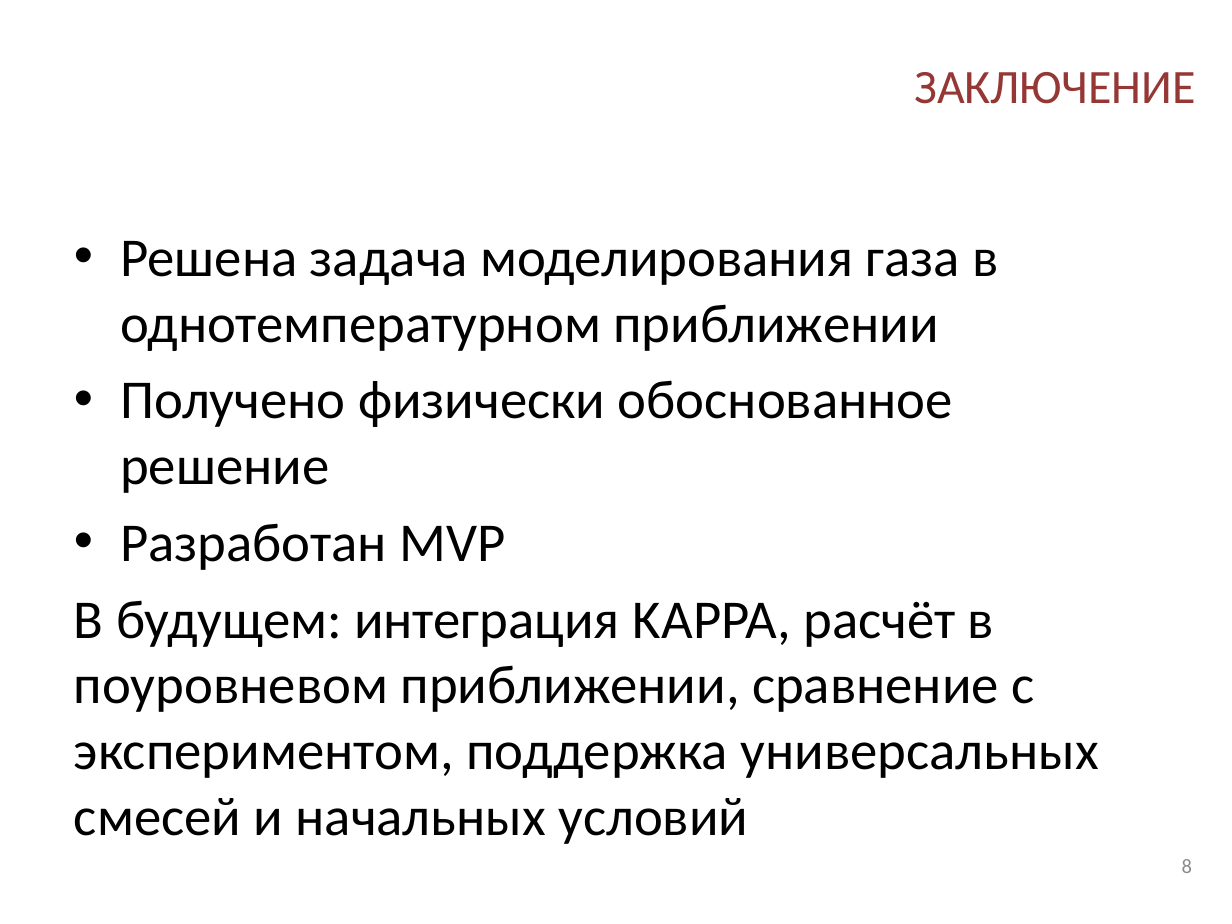
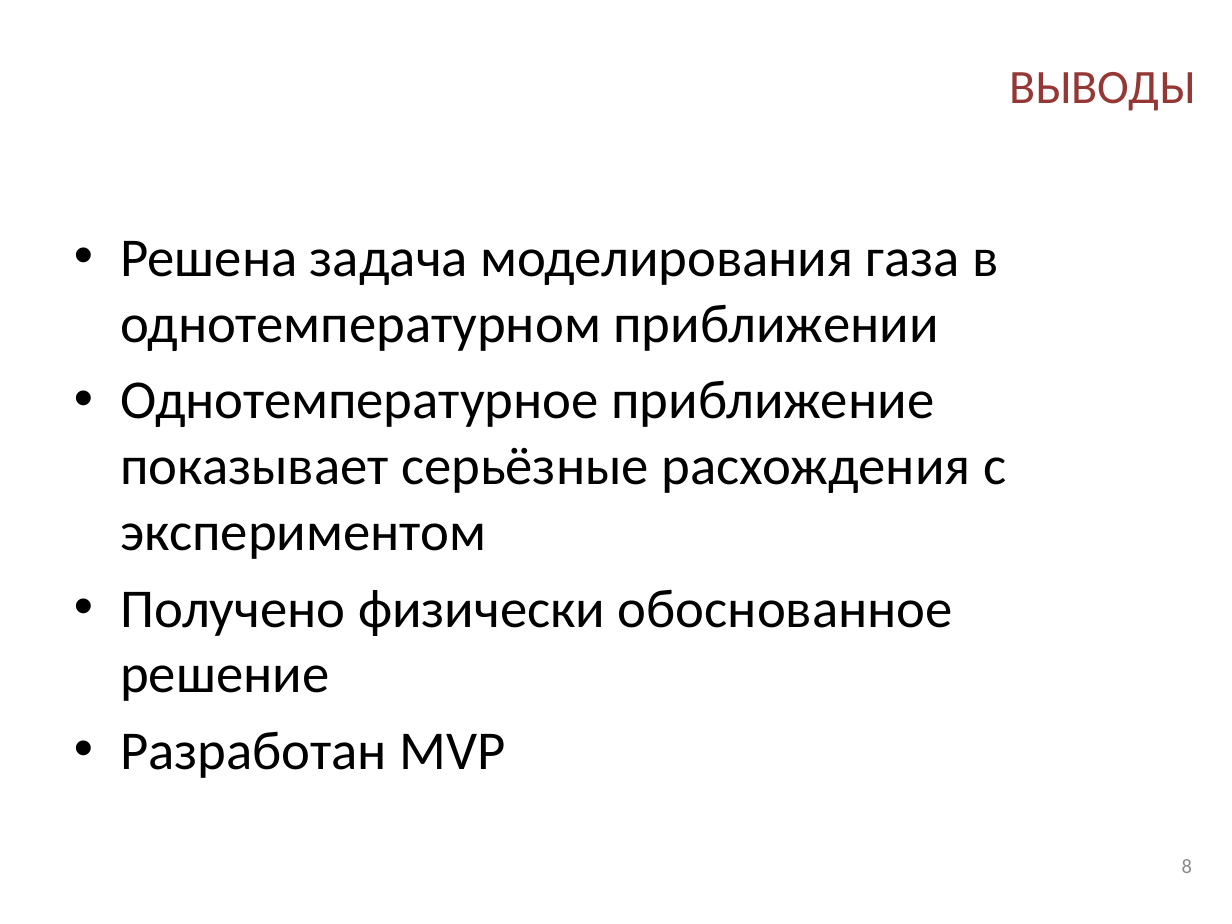
Before and after one commit to SpinSpinSugar/lectures, a slide deck: slide 8 of Student_conference/Relaxation_after_shockwave_ru.pptx. Drawn at 1232x924 pixels with LibreOffice and Linux fonts; fonts in the diff are those of the drawing; background and template pictures are left out. Boxes give left, top, right and bottom in pixels: in the first picture for what was removed or moved away, otherwise in the second. Text is boxed around its words. In the diff, an @@ line names an element or a change of style, - is before the commit and + after.

```diff
--- a/Student_conference/Relaxation_after_shockwave_ru.pptx
+++ b/Student_conference/Relaxation_after_shockwave_ru.pptx
@@ title at <box>1009,72,1195,111</box>: text changed @@
-ЗАКЛЮЧЕНИЕ
+ВЫВОДЫ
@@ text at <box>120,380,1006,559</box>: paragraph added @@
+• Однотемпературное приближение показывает серьёзные расхождения с экспериментом
@@ text at <box>74,600,1099,844</box>: paragraph removed @@
-В будущем: интеграция KAPPA, расчёт в поуровневом приближении, сравнение с экспериментом, поддержка универсальных смесей и начальных условий
```
Also in this commit, not shown: 4 other slides changed, 4 slides added, 3 slides removed, 3 other files.
